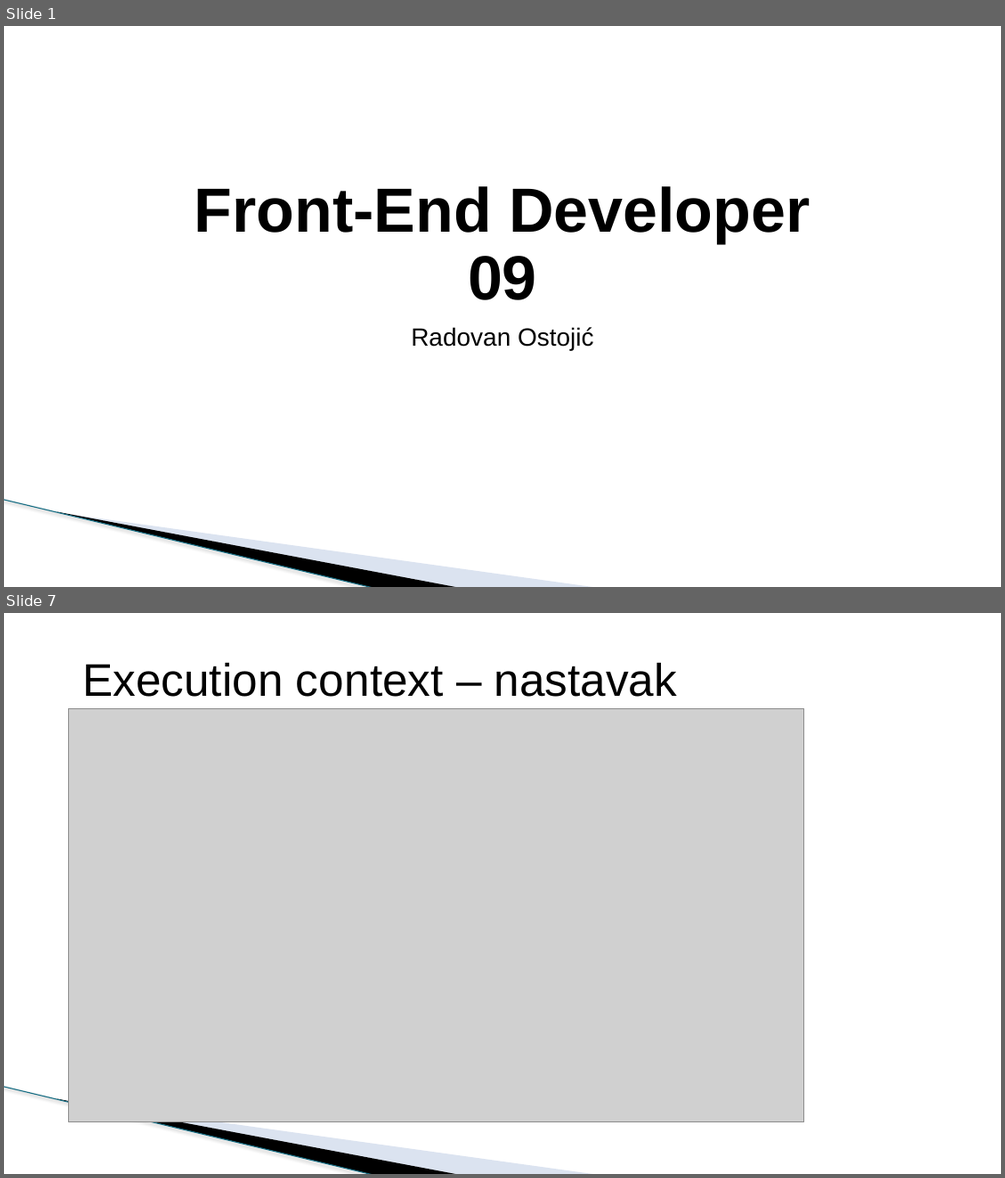
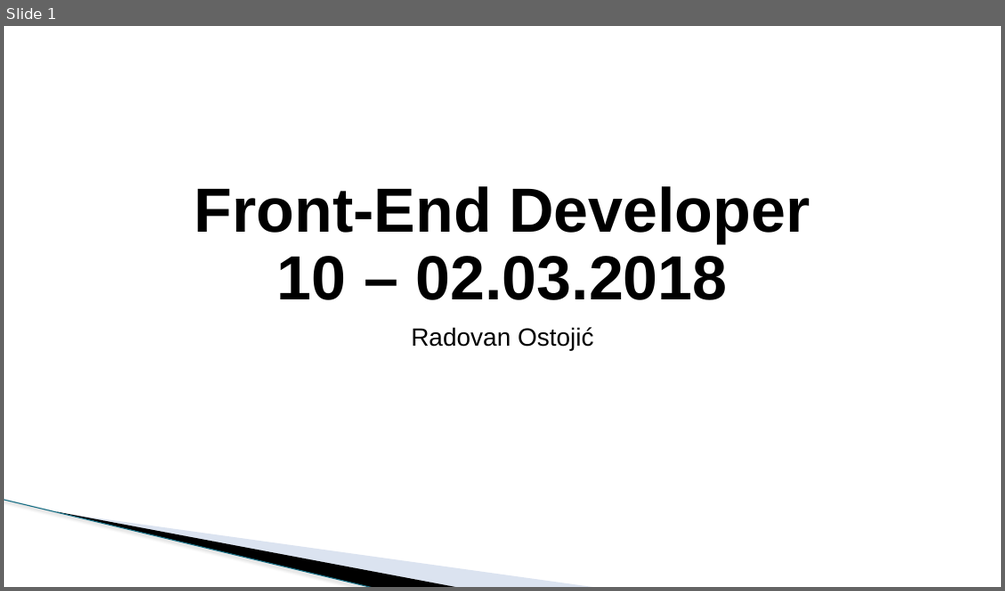
Before and after one commit to todalexcode/kurs-front-end, a slide deck: sesija-10/PPT/Front-End Developer-10.pptx. Shown one above the other, each under a label of ours: slides 1 and 7 before the commit, slide 1 after it; the slides between them are not shown. The pictures are 1005x1178 and 1005x591 pixels, drawn with LibreOffice and Linux fonts; fonts in the diff are those of the drawing; grey boxes stand for pictures; background and template pictures are left out. Boxes give left, top, right and bottom in pixels: in the first picture for what was removed or moved away, otherwise in the second. Text is boxed around its words. In the diff, an @@ line names an element or a change of style, - is before the commit and + after.

```diff
--- a/sesija-10/PPT/Front-End Developer-10.pptx
+++ b/sesija-10/PPT/Front-End Developer-10.pptx
@@ slide 7 removed at <box>4,613,1001,1174</box>, background #FFFFFF; not listed: 3 template elements that a slide beside it also shows @@
@@ title removed at <box>82,662,677,697</box> @@
-Execution context – nastavak
@@ picture removed at <box>68,708,803,1121</box> @@
@@ slide 1 changed as well @@
@@ title at <box>194,186,809,300</box>: text changed @@
-Front-End Developer
-09
+Front-End Developer
+10 – 02.03.2018
```
Also in this commit, not shown: 3 other slides changed, 8 slides added, 12 other slides removed, 13 other files.
